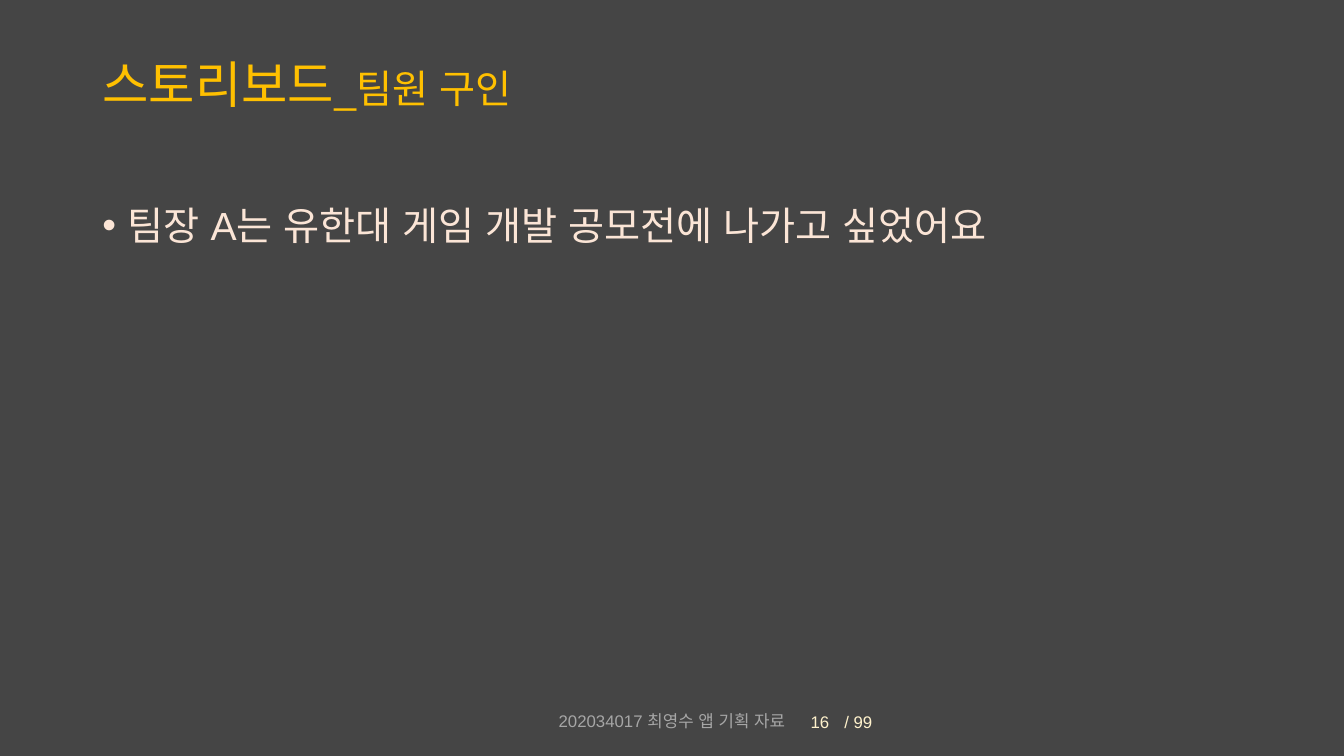
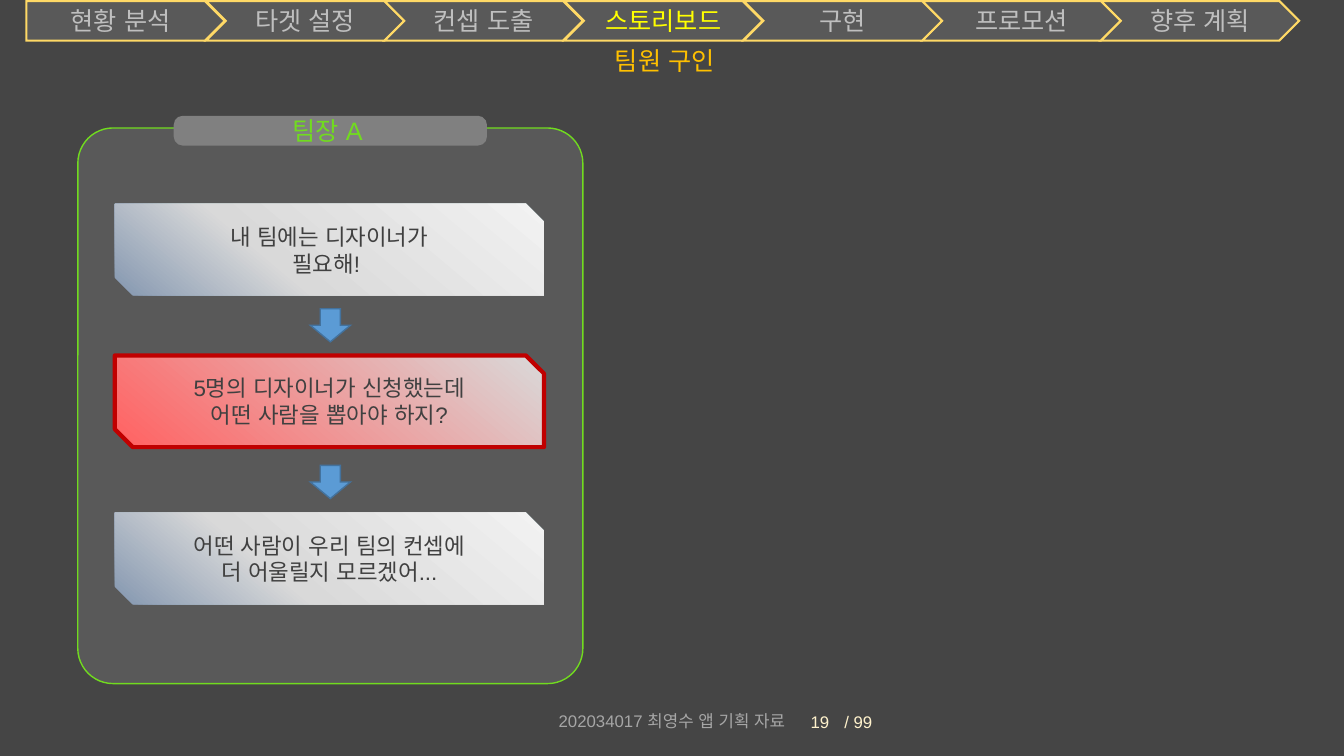
Before and after one commit to Chronos410/PartyCompetition, a slide deck: slide 19 of 대충 설계도.pptx (slide 16 before the commit). Drawn at 1344x756 pixels with LibreOffice and Linux fonts; fonts in the diff are those of the drawing. Boxes give left, top, right and bottom in pixels: in the first picture for what was removed or moved away, otherwise in the second. Text is boxed around its words. In the diff, an @@ line names an element or a change of style, - is before the commit and + after.

```diff
--- a/대충 설계도.pptx
+++ b/대충 설계도.pptx
@@ group added at <box>26,1,1300,40</box>: 6 chevrons, 1 pentagon arrow @@
+현황 분석
+타겟 설정
+스토리보드
+컨셉 도출
+향후 계획
+프로모션
+구현
@@ title at <box>615,49,714,72</box>: text changed; size 36 to 18 pt @@
-스토리보드_팀원 구인
+팀원 구인
@@ rounded rectangle added at <box>173,116,487,146</box>, fill #808080, 18 pt, text #71DB1F @@
+팀장 A
@@ rounded rectangle added at <box>78,128,583,684</box>, fill #595959, outline #71DB1F 1 pt @@
@@ snip diag rect added at <box>115,204,544,295</box>, fill gradient #8497B0 to #D9D9D9 to #F2F2F2, 16 pt, text #404040 @@
+내 팀에는 디자이너가
+필요해!
@@ text removed at <box>128,207,987,243</box> @@
-• 팀장 A는 유한대 게임 개발 공모전에 나가고 싶었어요
@@ down arrow added at <box>311,309,351,342</box>, fill #5B9BD5, outline #43739E 1 pt @@
@@ snip diag rect added at <box>115,356,544,448</box>, fill gradient #FF6565 to #D9D9D9, outline #C00000 3 pt, 16 pt, text #404040 @@
+5명의 디자이너가 신청했는데
+어떤 사람을 뽑아야 하지?
@@ down arrow added at <box>311,466,351,499</box>, fill #5B9BD5, outline #43739E 1 pt @@
@@ snip diag rect added at <box>115,513,544,605</box>, fill gradient #8497B0 to #D9D9D9 to #F2F2F2, 16 pt, text #404040 @@
+어떤 사람이 우리 팀의 컨셉에
+더 어울릴지 모르겠어...
@@ page number at <box>811,716,830,728</box>: text changed @@
-16
+19
```
Also in this commit, not shown: 19 other slides changed, 5 slides added, 5 other files.
